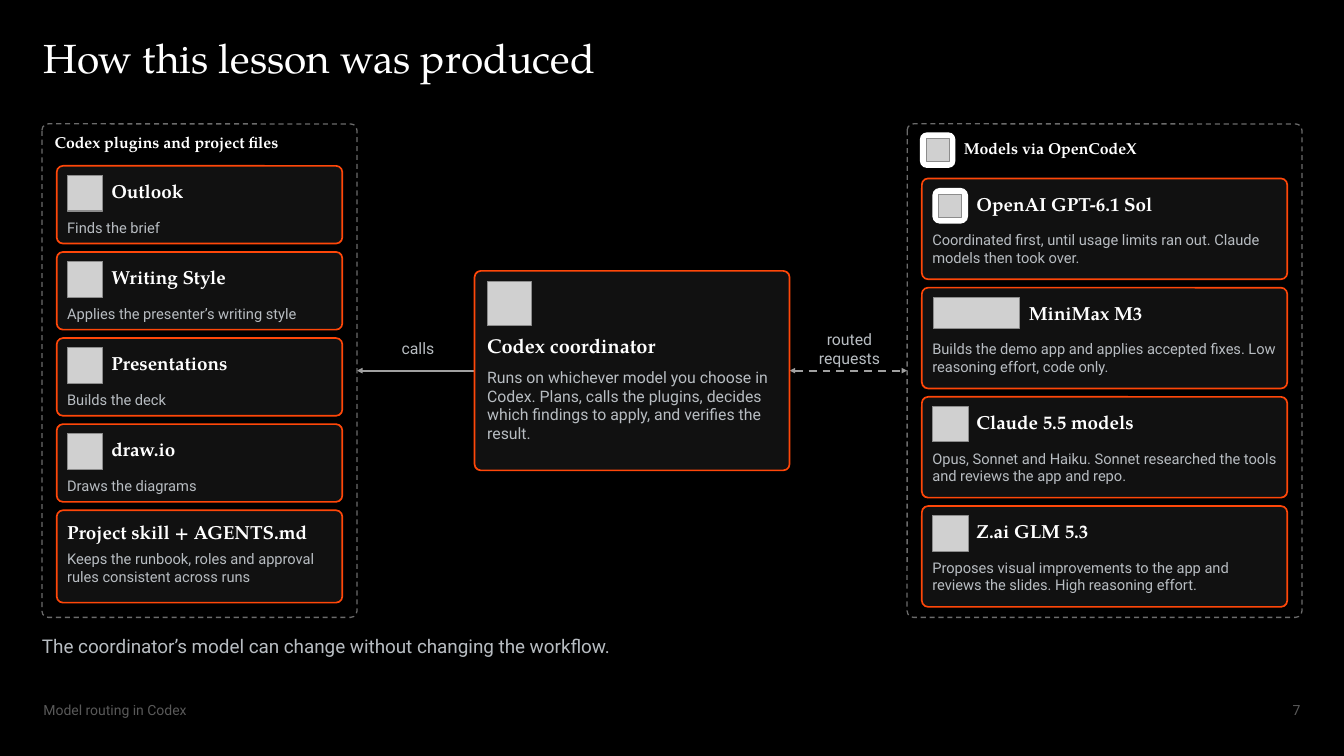
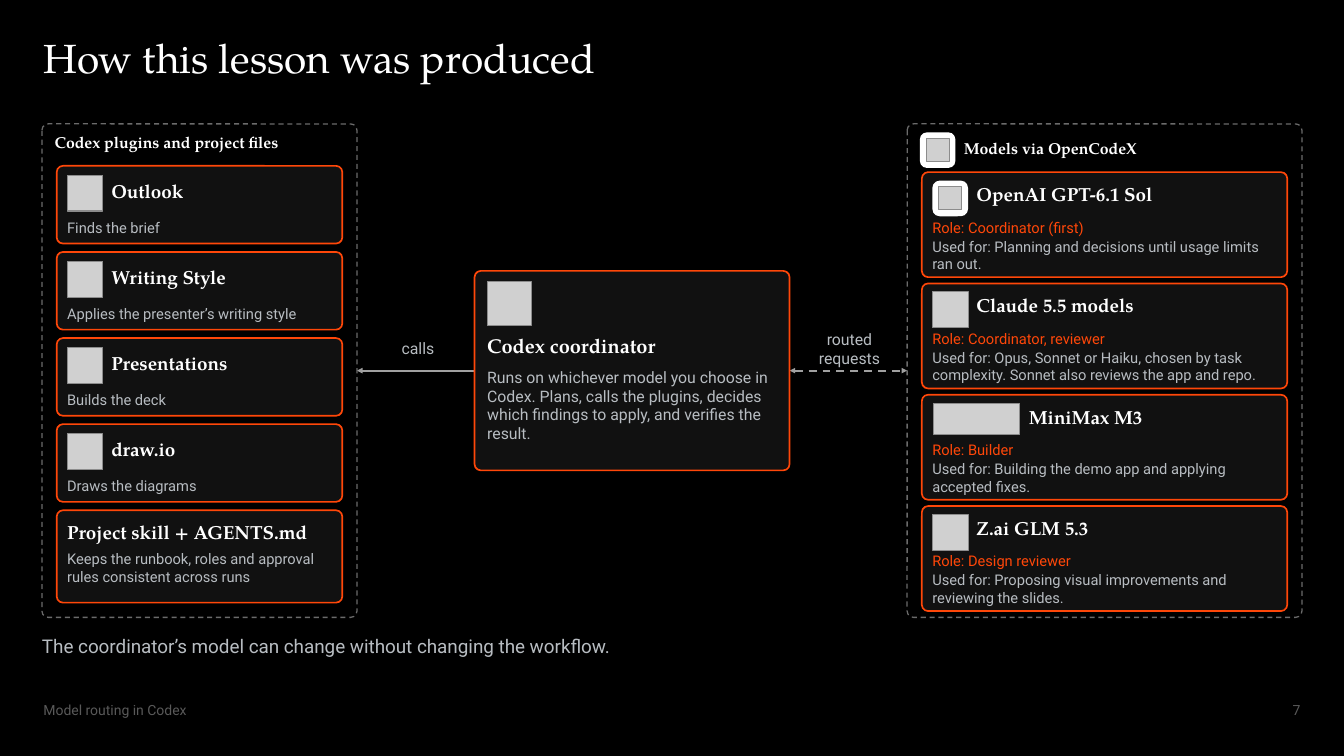
Before and after one commit to Max-FM/RDP-Train-the-Trainer-Workshop-2026, a slide deck: slide 7 of presentation/model-routing.pptx. Drawn at 1344x756 pixels with LibreOffice and Linux fonts; fonts in the diff are those of the drawing; grey boxes stand for pictures. Boxes give left, top, right and bottom in pixels: in the first picture for what was removed or moved away, otherwise in the second. Text is boxed around its words. In the diff, an @@ line names an element or a change of style, - is before the commit and + after.

Commit message:
docs(presentation): standardise model cards on slide 7

```diff
--- a/presentation/model-routing.pptx
+++ b/presentation/model-routing.pptx
@@ rounded rectangle: place and size @@
-rounded rectangle at bbox=[923, 178, 1288, 279]
+rounded rectangle at bbox=[923, 172, 1288, 277]
@@ 1 picture, 1 text, 1 rounded rectangle: place and size @@
-1 picture, 1 text, 1 rounded rectangle at bbox=[933, 188, 1152, 223]
+1 picture, 1 text, 1 rounded rectangle at bbox=[933, 180, 1152, 216]
@@ text at bbox=[932, 221, 1083, 236]: text changed; text colour #B8BDC2 to #FF4709 @@
-Coordinated first, until usage limits ran out. Claude models then took over.
+Role: Coordinator (first)
@@ text added at bbox=[932, 241, 1259, 269], 10.5 pt, text #B8BDC2 @@
+Used for: Planning and decisions until usage limits ran out.
@@ proportions changed in 4 elements at bbox=[923, 172, 1288, 277], bbox=[923, 395, 1288, 500], bbox=[923, 506, 1288, 611], bbox=[923, 283, 1288, 388] @@
@@ rounded rectangle: place and size @@
-rounded rectangle at bbox=[923, 287, 1288, 388]
+rounded rectangle at bbox=[923, 283, 1288, 388]
@@ picture: place and size @@
-picture at bbox=[933, 406, 968, 442]
+picture at bbox=[933, 292, 968, 328]
@@ text "Claude 5.5 models": place and size @@
-text "Claude 5.5 models" at bbox=[976, 415, 1134, 430]
+text "Claude 5.5 models" at bbox=[976, 298, 1134, 313]
@@ text at bbox=[932, 352, 1256, 383]: text changed @@
-Opus, Sonnet and Haiku. Sonnet researched the tools and reviews the app and repo.
+Used for: Opus, Sonnet or Haiku, chosen by task complexity. Sonnet also reviews the app and repo.
@@ text added at bbox=[932, 333, 1104, 346], 10.5 pt, text #FF4709 @@
+Role: Coordinator, reviewer
@@ picture: place and size @@
-picture at bbox=[934, 297, 1019, 329]
+picture at bbox=[934, 403, 1019, 435]
@@ text "MiniMax M3": place and size @@
-text "MiniMax M3" at bbox=[1029, 307, 1142, 321]
+text "MiniMax M3" at bbox=[1029, 411, 1142, 425]
@@ text added at bbox=[932, 444, 1013, 455], 10.5 pt, text #FF4709 @@
+Role: Builder
@@ text at bbox=[932, 463, 1226, 495]: text changed @@
-Builds the demo app and applies accepted fixes. Low reasoning effort, code only.
+Used for: Building the demo app and applying accepted fixes.
@@ rounded rectangle: place and size @@
-rounded rectangle at bbox=[923, 506, 1288, 607]
+rounded rectangle at bbox=[923, 506, 1288, 611]
@@ text added at bbox=[932, 555, 1071, 569], 10.5 pt, text #FF4709 @@
+Role: Design reviewer
@@ text at bbox=[932, 574, 1226, 606]: text changed @@
-Proposes visual improvements to the app and reviews the slides. High reasoning effort.
+Used for: Proposing visual improvements and reviewing the slides.
```
Also in this commit, not shown: 2 other files.
